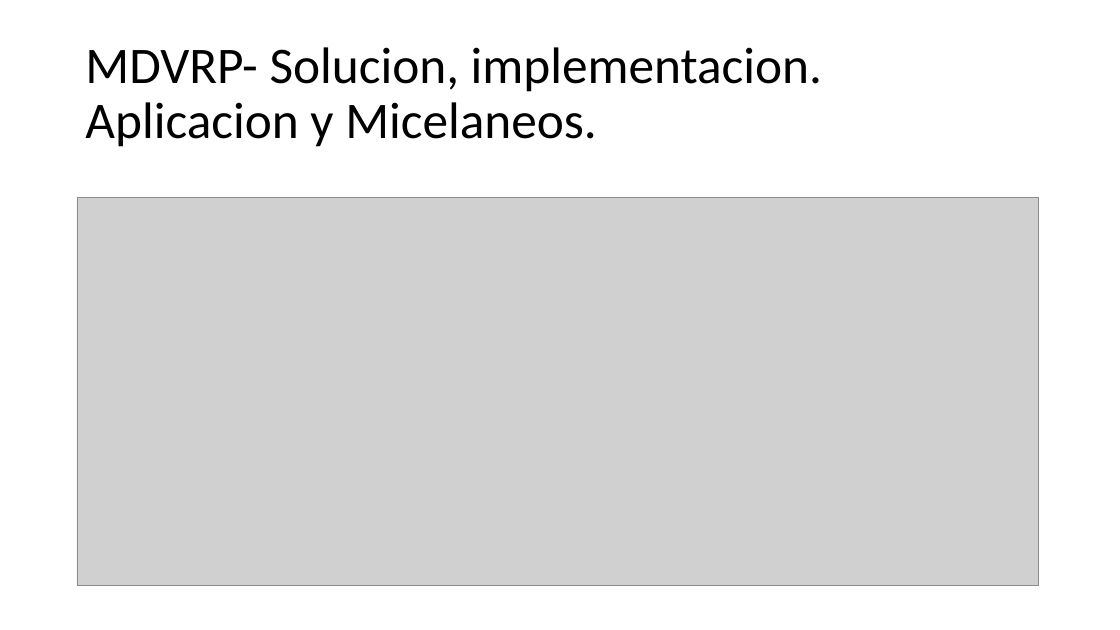
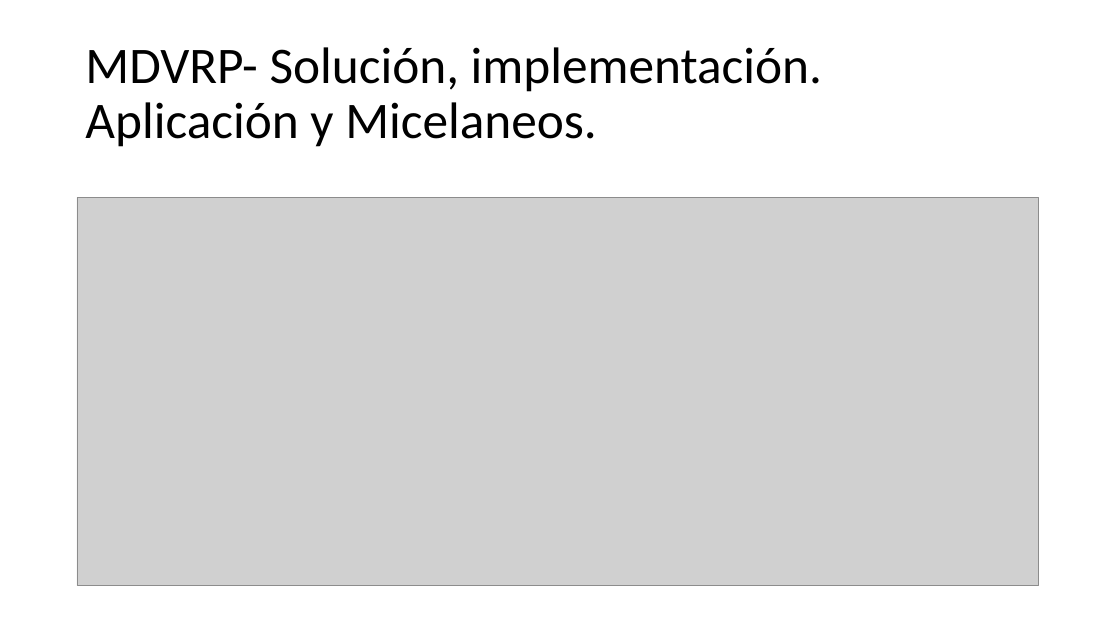
Before and after one commit to urubusale/proyvrp, a slide deck: slide 14 of Version/Documentación/MDVRP.pptx. Drawn at 1120x630 pixels with LibreOffice and Linux fonts; fonts in the diff are those of the drawing; grey boxes stand for pictures. Boxes give left, top, right and bottom in pixels: in the first picture for what was removed or moved away, otherwise in the second. Text is boxed around its words. In the diff, an @@ line names an element or a change of style, - is before the commit and + after.

```diff
--- a/Version/Documentación/MDVRP.pptx
+++ b/Version/Documentación/MDVRP.pptx
@@ title at bbox=[85, 47, 822, 147]: text changed @@
-MDVRP- Solucion, implementacion.
-Aplicacion y Micelaneos.
+MDVRP- Solución, implementación.
+Aplicación y Micelaneos.
```
Also in this commit, not shown: 10 other slides changed, 1 slide added, 1 slide removed.
